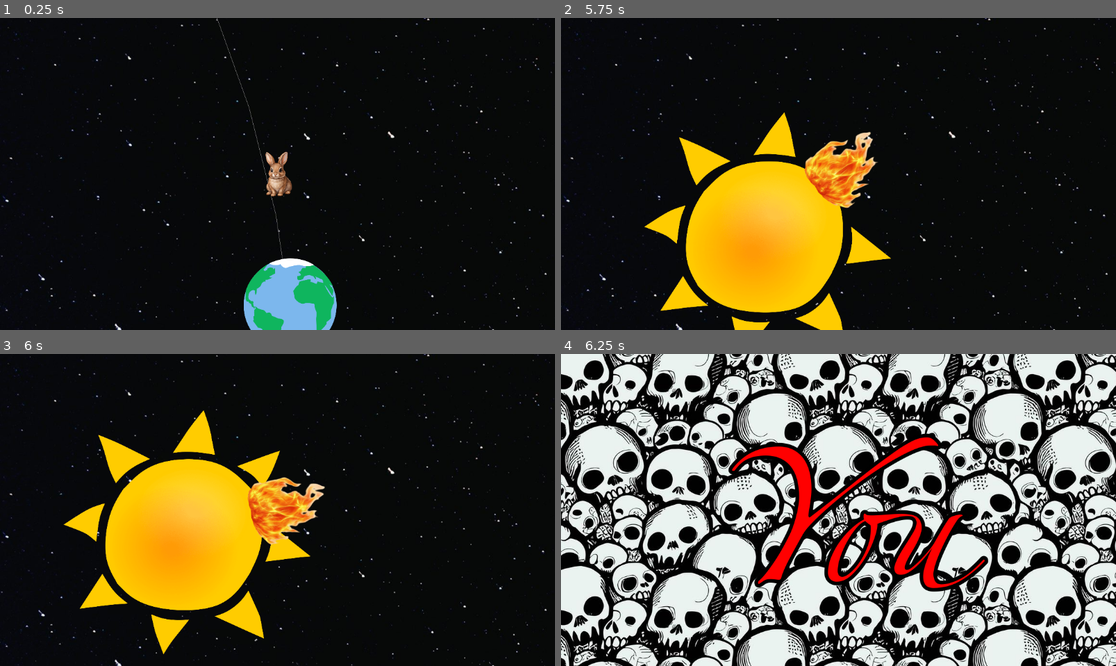
Above: before the commit, frames 1-4 (two rows, left to right).
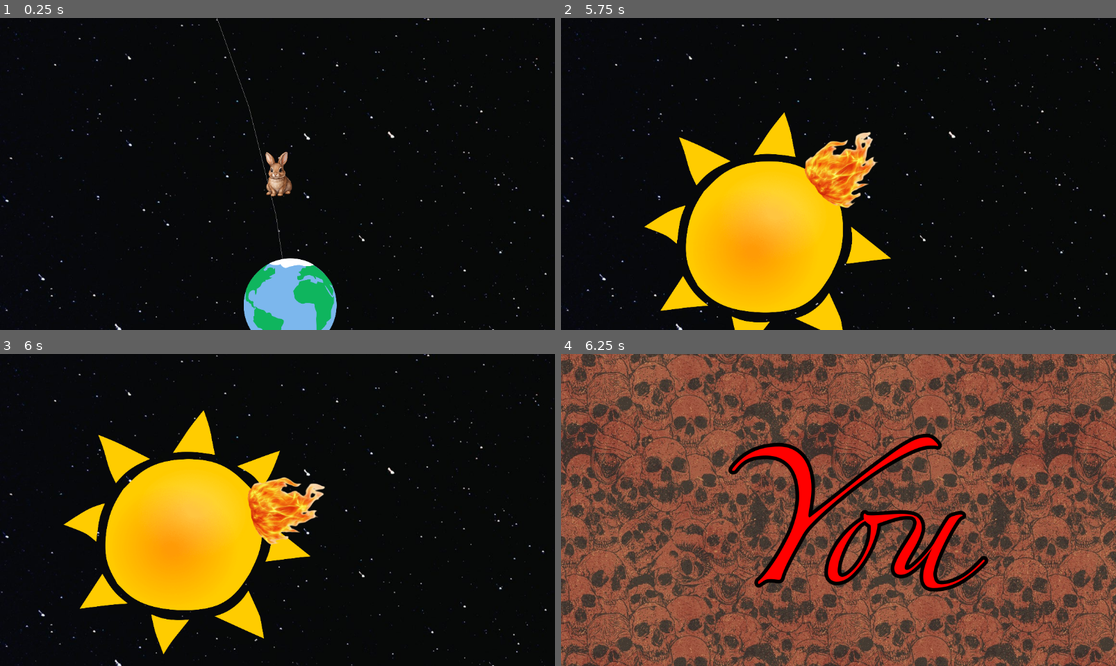
Above: after the commit, the same moments.

Repository: Dandandooo/planet-hopper
Game: Godot game, scene res://levels/level1.tscn
Same seed, same stepped clock (60 frames per second), same inputs: the game is played once before the commit and once after it.
Inputs (mouse positions are in pixels of both pictures, inside the frame that each line leads up to):
- Up to frame 1 (0.25 s): no input
- Up to frame 2 (5.75 s): tap Enter at 0.5, 0.6, 2.1, 3.6, 5.1 s; move the mouse to (960, 158) at 0.52 s; hold Right (right) 0.53-1.28 s; click (960, 158) at 0.67 s; tap Space (jump) at 0.77, 1.52, 3.02, 3.77, 4.52 s; move the mouse to (727, 189) at 1.27 s; hold Left (left) 1.28-2.03 s; tap F at 1.35, 2.85, 4.35 s; move the mouse to (894, 105) at 2.02 s; hold Right (right) 2.03-3.53 s; move the mouse to (810, 236) at 2.77 s; click (810, 236) at 2.92 s; move the mouse to (1005, 220) at 3.52 s; hold Left (left) from 3.53 s (still down); move the mouse to (672, 127) at 4.27 s; move the mouse to (866, 174) at 5.02 s; click (866, 174) at 5.17 s
- Up to frame 3 (6 s): move the mouse to (194, 432) at 5.77 s; release Left (left) at 5.78 s; hold Right (right) from 5.78 s (still down); tap F at 5.85 s
- Up to frame 4 (6.25 s): keep holding Right (right); tap Space (jump) at 6.02 s

Frames 1-3 are identical in both runs. In frame 4, 93% of the frame differs, in the area x 0-100%, y 0-100%.

Commit message:
death screen

Diff:
--- a/components/star.gd
+++ b/components/star.gd
@@ -5,8 +5,7 @@
 @export var planets_orbit: bool = true
 
 func _ready() -> void:
-	var death_area = find_child("DeathArea") as Area2D
-	death_area.body_entered.connect(_kill_node)
+	$DeathArea.body_entered.connect(_kill_node)
 
 func _draw() -> void:
 	var planets: Array[Node] = find_children("*", "Planet")
--- a/components/wabbit.gd
+++ b/components/wabbit.gd
@@ -22,13 +22,13 @@
 var thruster_timer: Timer
 @export_range(0, 1, 0.1) var thruster_on_time: float = 0.3
 
-var player_camera: Camera2D
+@onready var player_camera: Camera2D = $Camera2D
+
 var zoom_max_distance: float = 2500
 var zoom_min_distance: float = 500
 @export_range(1, 5, 0.5) var zoom_out_factor: float = 4
 
 func _ready() -> void:
-	player_camera = find_child("Camera2D") as Camera2D
 	var nodes: Array[Node] =  get_parent().find_children("*", "Celestial")
 	for node in nodes:
 		var planet = node as Celestial
--- a/levels/death_screen.tscn
+++ b/levels/death_screen.tscn
@@ -1,7 +1,7 @@
 [gd_scene load_steps=3 format=3 uid="uid://bbt2lmpwfubxw"]
 
 [ext_resource type="FontFile" uid="uid://6itdgxw407xi" path="res://assets/fonts/Zapfino.ttf" id="1_lo7vt"]
-[ext_resource type="Texture2D" uid="uid://btmevycsmk6qf" path="res://assets/tiles/skulls.jpg" id="2_jvqxm"]
+[ext_resource type="Texture2D" uid="uid://bf5euh6c0qxqa" path="res://assets/tiles/skulls6.jpeg" id="2_jvqxm"]
 
 [node name="DeathScreen" type="Control"]
 layout_mode = 3
--- /dev/null
+++ b/scene_manager/horizontal_sweep.gdshader
@@ -0,0 +1,26 @@
+shader_type canvas_item;
+
+uniform float progress: hint_range(0, 1);
+uniform bool fill = false;
+
+//void vertex() {
+	//// Called for every vertex the material is visible on.
+//}
+
+void fragment() {
+	// Called for every pixel the material is visible on.
+	float x = UV.x - 0.5;
+	float y = UV.y - 0.5;
+	if ((x * x + y * y) > (progress / 2.0)) {
+		if (fill) {
+			discard;
+		}
+	} else if (!fill) {
+		discard;
+	}
+}
+
+//void light() {
+//	// Called for every pixel for every light affecting the CanvasItem.
+//	// Uncomment to replace the default light processing function with this one.
+//}
--- /dev/null
+++ b/scene_manager/scene_manager.gd
@@ -0,0 +1,20 @@
+extends CanvasLayer
+
+signal transitioned_in(float)
+signal transitioned_out(float)
+
+# Called when the node enters the scene tree for the first time.
+
+func transition_in(speed: float = 1.0) -> void:
+	$AnimationPlayer.play("in", -1, speed)
+
+func transition_out(speed: float = 1.0) -> void:
+	$AnimationPlayer.play("out", -1, speed)
+
+func transition_to(scene: String, out_speed: float = 1.0, in_speed: float = 1.0) -> void:
+	#transition_out
+
+	var new_scene = load(scene)
+
+	var root: Window = get_tree().root
+	pass
--- /dev/null
+++ b/scene_manager/scene_manager.tscn
@@ -0,0 +1,119 @@
+[gd_scene load_steps=8 format=3 uid="uid://d0ledoh884ycj"]
+
+[ext_resource type="Script" uid="uid://dfvj4l3idb3qs" path="res://scene_manager/scene_manager.gd" id="1_6w36t"]
+
+[sub_resource type="Shader" id="Shader_yux7q"]
+resource_name = "Ellipse"
+code = "shader_type canvas_item;
+
+uniform float progress: hint_range(0, 1);
+uniform bool fill = false;
+
+//void vertex() {
+	//// Called for every vertex the material is visible on.
+//}
+
+void fragment() {
+	// Called for every pixel the material is visible on.
+	float x = UV.x - 0.5;
+	float y = UV.y - 0.5;
+	if ((x * x + y * y) > (progress / 2.0)) {
+		if (fill) {
+			discard;
+		}
+	} else if (!fill) {
+		discard;
+	}
+}
+
+//void light() {
+//	// Called for every pixel for every light affecting the CanvasItem.
+//	// Uncomment to replace the default light processing function with this one.
+//}
+"
+
+[sub_resource type="ShaderMaterial" id="ShaderMaterial_u1b27"]
+shader = SubResource("Shader_yux7q")
+shader_parameter/progress = 0.0
+shader_parameter/fill = false
+
+[sub_resource type="Animation" id="Animation_6w36t"]
+resource_name = "in"
+tracks/0/type = "value"
+tracks/0/imported = false
+tracks/0/enabled = true
+tracks/0/path = NodePath("ColorRect:material:shader_parameter/progress")
+tracks/0/interp = 2
+tracks/0/loop_wrap = false
+tracks/0/keys = {
+"times": PackedFloat32Array(0.099999994, 0.9),
+"transitions": PackedFloat32Array(1, 1),
+"update": 0,
+"values": [0.0, 1.0]
+}
+
+[sub_resource type="Animation" id="Animation_yux7q"]
+length = 0.001
+tracks/0/type = "value"
+tracks/0/imported = false
+tracks/0/enabled = true
+tracks/0/path = NodePath("ColorRect:position")
+tracks/0/interp = 1
+tracks/0/loop_wrap = true
+tracks/0/keys = {
+"times": PackedFloat32Array(0),
+"transitions": PackedFloat32Array(1),
+"update": 0,
+"values": [Vector2(0, 0)]
+}
+tracks/1/type = "value"
+tracks/1/imported = false
+tracks/1/enabled = true
+tracks/1/path = NodePath("ColorRect:material:shader_parameter/progress")
+tracks/1/interp = 1
+tracks/1/loop_wrap = true
+tracks/1/keys = {
+"times": PackedFloat32Array(0),
+"transitions": PackedFloat32Array(1),
+"update": 0,
+"values": [0.0]
+}
+
+[sub_resource type="Animation" id="Animation_u1b27"]
+resource_name = "out"
+length = 1.5
+tracks/0/type = "value"
+tracks/0/imported = false
+tracks/0/enabled = true
+tracks/0/path = NodePath("ColorRect:material:shader_parameter/progress")
+tracks/0/interp = 2
+tracks/0/loop_wrap = false
+tracks/0/keys = {
+"times": PackedFloat32Array(0.099999994, 1.4),
+"transitions": PackedFloat32Array(1, 1),
+"update": 0,
+"values": [1.0, 0.0]
+}
+
+[sub_resource type="AnimationLibrary" id="AnimationLibrary_u1b27"]
+_data = {
+&"RESET": SubResource("Animation_yux7q"),
+&"in": SubResource("Animation_6w36t"),
+&"out": SubResource("Animation_u1b27")
+}
+
+[node name="SceneManager" type="CanvasLayer"]
+script = ExtResource("1_6w36t")
+
+[node name="ColorRect" type="ColorRect" parent="."]
+material = SubResource("ShaderMaterial_u1b27")
+anchors_preset = 15
+anchor_right = 1.0
+anchor_bottom = 1.0
+grow_horizontal = 2
+grow_vertical = 2
+
+[node name="AnimationPlayer" type="AnimationPlayer" parent="."]
+libraries = {
+&"": SubResource("AnimationLibrary_u1b27")
+}
Binary file added: assets/tiles/skulls5.jpg
Not shown, added: assets/tiles/skulls5.jpg.import
Binary file added: assets/tiles/skulls6.gif
Binary file added: assets/tiles/skulls6.jpeg
Not shown, added: assets/tiles/skulls6.jpeg.import
Not shown, added: scene_manager/horizontal_sweep.gdshader.uid
Not shown, added: scene_manager/scene_manager.gd.uid
